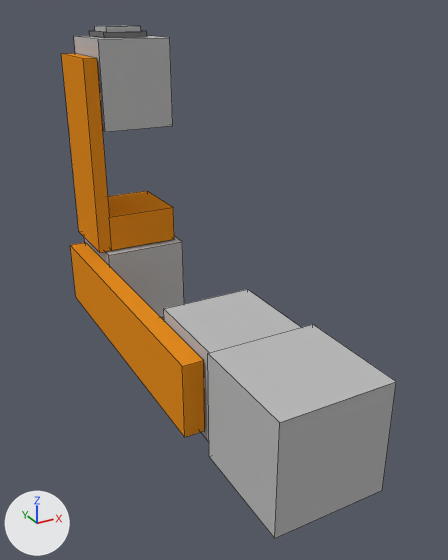
One commit to the Blender file examples/robotArm.blend: the scene before it, then after it.
Camera for both pictures: a 50 mm camera at (-0.261, -0.295, 0.319) aimed at (0.033, 0.24, 0.052). Every picture has the same lights, and +X, +Y and +Z are marked at lower left. Mesh edges are drawn as thin lines.

Objects in the first picture: 'Arm_0_Link', 'Arm_1_Link', 'Arm_2_Link', 'Arm_3_Link', 'Arm_4_Link', 'Arm_5_Link', 'Arm_6_Link'.
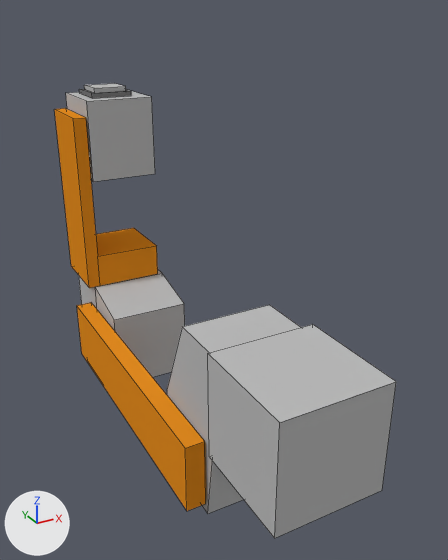
Boxes [x1, y1, x2, y2] around the edits, measured in the pictures (448 x 560 px):
'Arm_2_Link', moved
    before: [70, 242, 205, 437]
    after: [77, 303, 206, 511]
'Arm_4_Link', moved
    before: [61, 53, 174, 252]
    after: [54, 108, 158, 288]
'Arm_5_Link', moved
    before: [74, 36, 173, 132]
    after: [66, 89, 155, 182]
'Arm_1_Link', reshaped (37% taller)
    before: [164, 289, 301, 441]
    after: [167, 305, 301, 514]
'Arm_3_Link', reshaped, moved (7% wider, 32% taller)
    before: [84, 236, 184, 317]
    after: [78, 270, 185, 377]
'Arm_6_Link', moved
    before: [89, 26, 147, 38]
    after: [79, 83, 131, 98]
part 2 of me_j3_defaultmaterialglass1, built on
    before: [84, 236, 182, 266]
    after: [78, 270, 184, 331]

Diff of the bpy script that builds the scene:
```diff
--- a/examples/robotArm.blend.py
+++ b/examples/robotArm.blend.py
@@ me_j1_default @@
 me_j1_default.from_pydata(...)  # 8 vertices, 6 faces; spans x -0.0481..0.0481, y -0.0488..0.0551, z -0.0481..0.0481
 # used by ob_arm_1_link; parent = ob_arm_0_link; location = (0.0, 0.16, 0.0)
 # verts and faces of me_j1_default; kept vertices keep their numbers, new ones are numbered from 8
 # before: 0 (-0.0481, -0.0488, -0.0481), 1 (-0.0481, -0.0488, 0.0481), 2 (-0.0481, 0.0551, -0.0481), 3 (-0.0481, 0.0551, 0.0481) at pixel (163, 308), 4 (0.0481, -0.0488, -0.0481)
 # before: 5 (0.0481, -0.0488, 0.0481), 6 (0.0481, 0.0551, -0.0481), 7 (0.0481, 0.0551, 0.0481) at pixel (247, 289)
+# me_j1_default part 1
+delete_faces([(0, 1, 3, 2), (4, 6, 7, 5), (0, 2, 6, 4)])
+verts[3] = (-0.0481, 0.0126, 0.0481)  # moved, pixel (182, 326)
+verts[7] = (0.0481, 0.0126, 0.0481)  # moved, pixel (269, 304)
+verts[2] = (-0.0481, 0.0551, -0.045)  # moved, pixel (167, 388)
+verts[6] = (0.0481, 0.0551, -0.045)  # moved
+verts[0] = (-0.0481, -0.0488, -0.0479)  # moved
+verts[4] = (0.0481, -0.0488, -0.0479)  # moved
+verts[8] = (-0.0481, -0.0353, -0.138)  # pixel (207, 513)
+verts[9] = (-0.0481, 0.0551, -0.138)
+verts[10] = (0.0481, -0.0353, -0.138)
+verts[11] = (0.0481, 0.0551, -0.138)
+faces += [(0, 1, 3, 2, 9, 8), (4, 10, 11, 6, 7, 5), (8, 9, 11, 10), (2, 6, 11, 9), (0, 8, 10, 4)]
 me_j1_default.materials.append(mat_steel)
@@ me_j3_defaultmaterialglass1 @@
 me_j3_defaultmaterialglass1.from_pydata(...)  # 8 vertices, 6 faces; spans x 0.0121..0.1091, y -0.0515..0.0485, z -0.0502..0.0481
 # used by ob_arm_3_link; parent = ob_arm_2_link; location = (-0.0108, 0.271, 0.00107)
 # verts and faces of me_j3_defaultmaterialglass1; kept vertices keep their numbers, new ones are numbered from 8
 # before: 0 (0.0121, -0.0515, -0.0502), 1 (0.0121, -0.0515, 0.0481) at pixel (108, 255), 2 (0.0121, 0.0485, -0.0502), 3 (0.0121, 0.0485, 0.0481), 4 (0.1091, -0.0515, -0.0502)
 # before: 5 (0.1091, -0.0515, 0.0481) at pixel (182, 241), 6 (0.1091, 0.0485, -0.0502), 7 (0.1091, 0.0485, 0.0481)
+# me_j3_defaultmaterialglass1 part 2
+delete_vertices([2, 6])  # with the faces that use them
+verts[3] = (0.0121, 0.0188, 0.0659)  # moved, pixel (95, 286)
+verts[7] = (0.1091, 0.0188, 0.0659)  # moved, pixel (162, 273)
+verts[8] = (0.0121, 0.0188, -0.0892)  # pixel (104, 385)
+verts[9] = (0.0121, 0.0994, 0.0659)
+verts[10] = (0.0121, 0.0994, -0.0892)  # pixel (87, 360)
+for new, old in zip([11, 12, 13], [8, 9, 10]): verts[new] = verts[old] + (0.097, 0.0, 0.0)
+faces += [(0, 1, 3, 8), (3, 9, 10, 8), (4, 11, 7, 5), (0, 8, 11, 4), (9, 12, 13, 10), (7, 11, 13, 12)]
+faces += [(8, 10, 13, 11), (3, 7, 12, 9)]
 me_j3_defaultmaterialglass1.materials.append(mat_steel)
@@ ob_arm_2_link @@
 ob_arm_2_link.parent = ob_arm_1_link
-ob_arm_2_link.location = (-0.0483, -0.0000408, -0.000865)
+ob_arm_2_link.location = (-0.0483, -0.0000408, -0.088)
@@ ob_arm_4_link @@
 ob_arm_4_link.parent = ob_arm_3_link
-ob_arm_4_link.location = (0.0591, 0.000476, 0.0485)
+ob_arm_4_link.location = (0.0591, 0.0609, 0.065)
```
